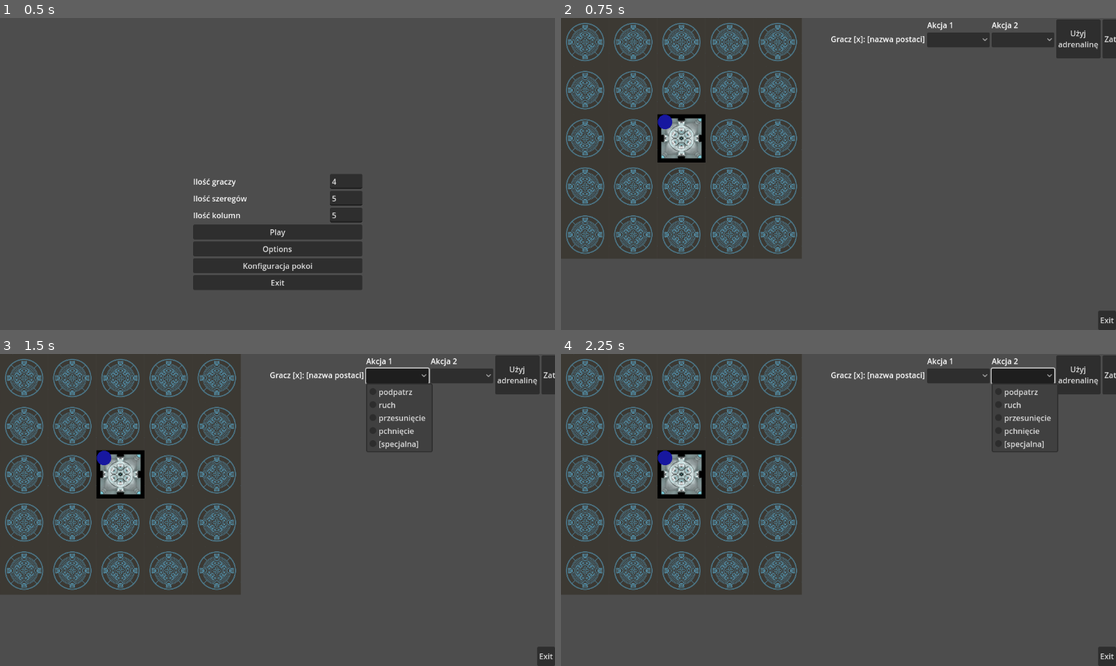
Above: before the commit, frames 1-4 (two rows, left to right).
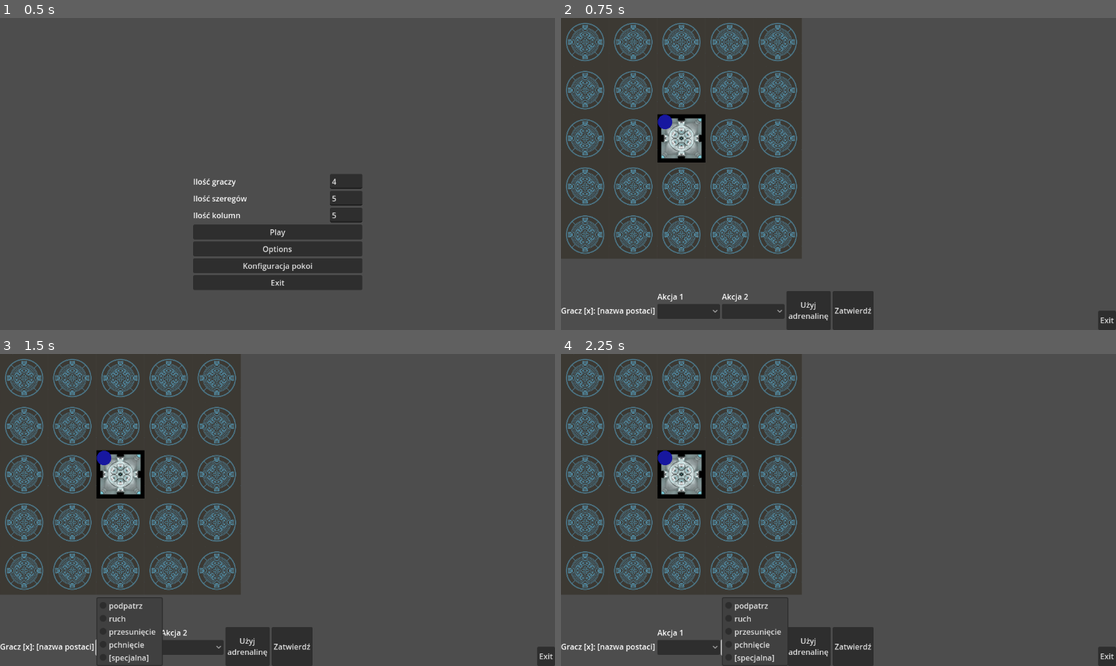
Above: after the commit, the same moments.

Repository: super12pl/strona25
Game: Godot game, scene res://scenes/Menu.tscn
Same seed, same stepped clock (60 frames per second), same inputs: the game is played once before the commit and once after it.
Inputs (mouse positions are in pixels of both pictures, inside the frame that each line leads up to; where the layout moved, square brackets give the same spot in the first picture):
- Up to frame 1 (0.5 s): no input
- Up to frame 2 (0.75 s): click "Play" at 0.5 s
- Up to frame 3 (1.5 s): click (127, 647) [399, 375] at 1.25 s
- Up to frame 4 (2.25 s): click (755, 647) [1021, 375] at 2 s

Frame 1 is identical in both runs. In frame 2, 5.7% of the frame differs, in the area x 0-100%, y 0-100%; in frame 3, 6.3%; in frame 4, 6.2%.

Commit message:
ui w dorym miejscu xdddddddd

Diff:
--- a/scenes/WybierzAkcje.tscn
+++ b/scenes/WybierzAkcje.tscn
@@ -6,10 +6,12 @@
 script = ExtResource("1_506xi")
 
 [node name="Bar" type="HBoxContainer" parent="."]
-offset_left = 4.0
-offset_top = 3.0
-offset_right = 494.0
-offset_bottom = 84.0
+anchors_preset = 2
+anchor_top = 1.0
+anchor_bottom = 1.0
+offset_top = -81.0
+offset_right = 490.0
+grow_vertical = 0
 
 [node name="Label" type="Label" parent="Bar"]
 layout_mode = 2
--- a/scenes/gra.tscn
+++ b/scenes/gra.tscn
@@ -60,13 +60,10 @@
 
 [node name="Control" type="Control" parent="."]
 layout_mode = 1
-anchors_preset = 5
-anchor_left = 0.5
-anchor_right = 0.5
-offset_left = -20.0
-offset_right = 20.0
-offset_bottom = 40.0
-grow_horizontal = 2
+anchors_preset = 2
+anchor_top = 1.0
+anchor_bottom = 1.0
+grow_vertical = 0
 
 [node name="WybierzAkcje" parent="Control" instance=ExtResource("3_gj0il")]
 
